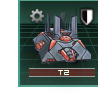
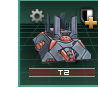
Layered file, before and after one edit (98x98). Changes by layer:
added layer "plus copy" above "stripe copy #1" over [82, 13, 98, 31]
